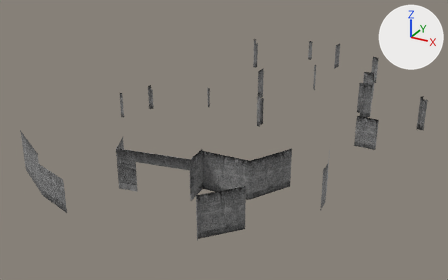
Two versions of the FBX model Assets/Models/Buildings/Chinatown/filler.fbx, one commit apart.
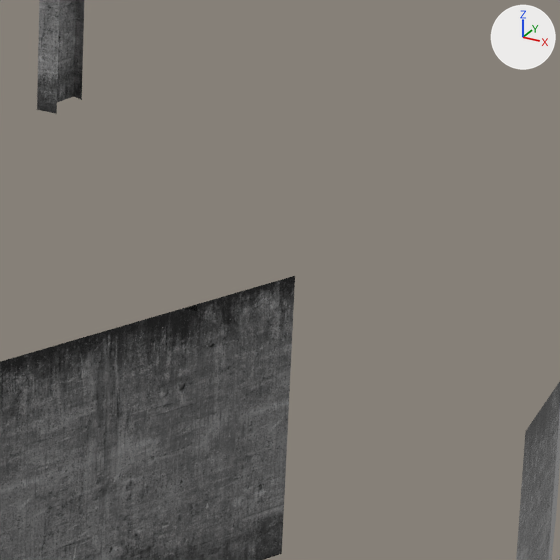
Old and new are each drawn whole from a 50 mm camera at (70.8, -67.8, 44.4) aimed at (16.7, 30.5, -4.8) and again close up on the part from 56% to 73% of the width and 40% to 67% of the height. Arrows for +X, +Y and +Z are at upper right; the lights stay in place. The last two pictures show the newer version. Where no turn or scale is listed for an object, it has been applied to the vertices.

The scene before the commit, as lines of its bpy script (objects in view):
```python
me_mesh = bpy.data.meshes.new('Mesh')
me_mesh.from_pydata(...)  # 198 vertices, 187 faces; spans x -28.0..33.9, y -34.2..45.9, z -6.7..6.7
me_mesh.materials.append(mat_material__720)  # picture img_chinatown_filler_wall_png
# before: 124 (16.6, -8.3, -6.7) at pixel (281, 553), 125 (16.6, -8.3, 0.5) at pixel (295, 275)
ob_filler_walls = bpy.data.objects.new('filler_walls', me_mesh)
ob_filler_walls.location = (18.17, 29.68, 0.37)
```
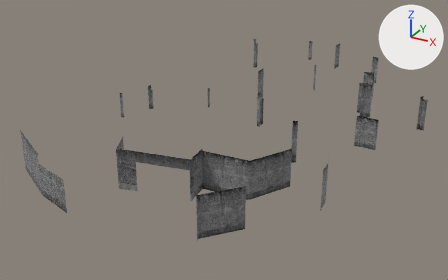
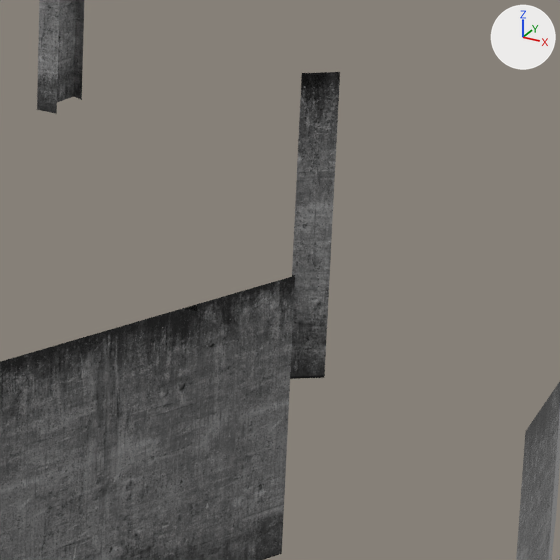
The change, as a list of edits to the scene's bpy script:
```text
Change me_mesh:
    used by ob_filler_walls; location = (18.17, 29.68, 0.37)
    verts and faces of me_mesh; kept vertices keep their numbers, new ones are numbered from 198
    remove me_mesh.from_pydata(...)  # 198 vertices, 187 faces; spans x -28.0..33.9, y -34.2..45.9, z -6.7..6.7
    add me_mesh.from_pydata(...)  # 205 vertices, 193 faces; spans x -28.0..33.9, y -34.2..45.9, z -6.7..6.7
    me_mesh part 1
    add verts[198] = (16.5, -8.2, 5.5)  # pixel (301, 73)
    add verts[199] = (16.5, -8.2, 0.5)  # pixel (292, 273)
    add verts[200] = (16.5, -8.2, -2.1)
    add for new, old in zip([201, 202, 203], [198, 199, 200]): verts[new] = verts[old] + (0.7, 0.5, 0.0)
    add verts[204] = (16.5, -8.2, -6.7)
    add faces += [(124, 204, 125), (125, 204, 199), (199, 202, 201), (198, 199, 201), (199, 200, 202), (200, 203, 202)]
```

Where the change shows, as pixel boxes (x1, y1, x2, y2) in the close-ups (560 x 560 px):
part 1 of me_mesh, added
    after: (290, 72, 340, 379)
